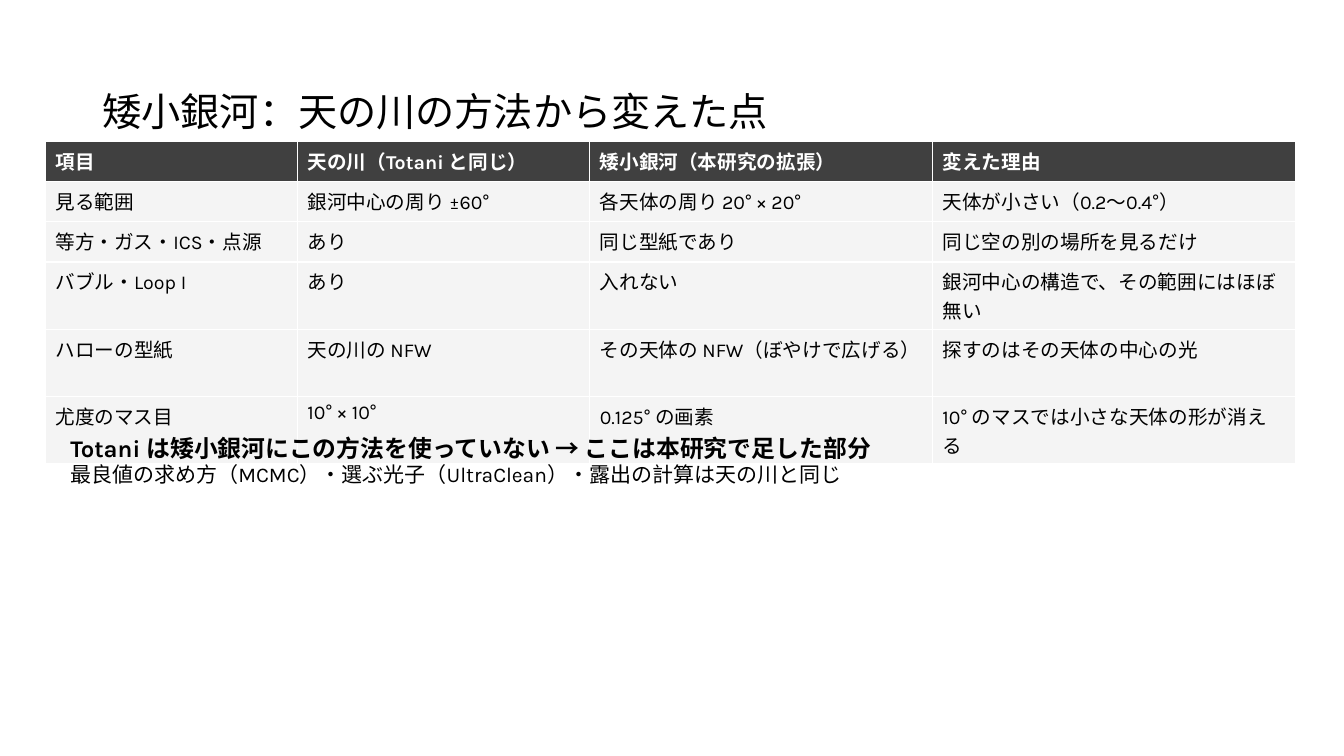
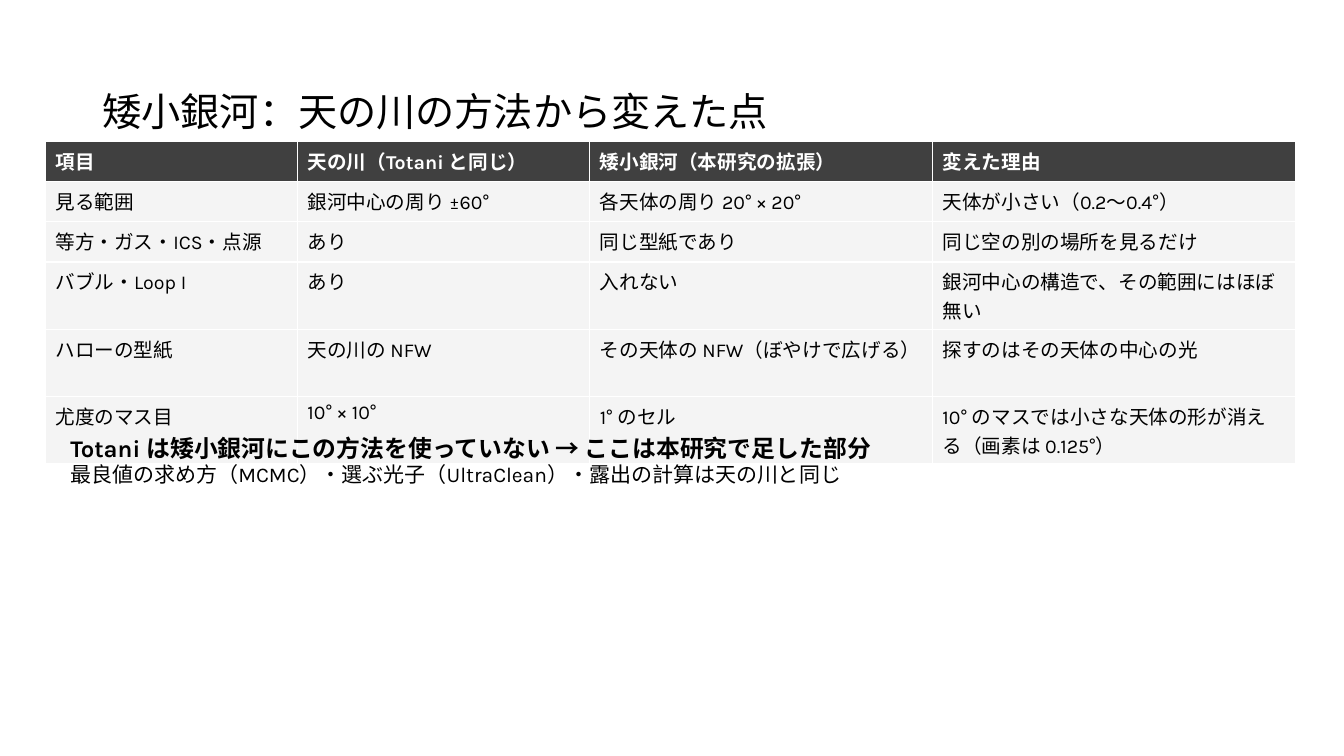
Before and after one commit to Mikann20041029/darkmatter-slides, a slide deck: slide 32 of slides/2026-10-03_研究進捗報告_claude_夕方版.pptx. Drawn at 1344x756 pixels with LibreOffice and Linux fonts; fonts in the diff are those of the drawing. Boxes give left, top, right and bottom in pixels: in the first picture for what was removed or moved away, otherwise in the second. Text is boxed around its words. In the diff, an @@ line names an element or a change of style, - is before the commit and + after.

```diff
--- a/slides/2026-10-03_研究進捗報告_claude_夕方版.pptx
+++ b/slides/2026-10-03_研究進捗報告_claude_夕方版.pptx
@@ table at (x1=45, y1=141, x2=1296, y2=459) @@
-row 6, column 3: 0.125° の画素
+row 6, column 3: 1° のセル
-row 6, column 4: 10° のマスでは小さな天体の形が消える
+row 6, column 4: 10° のマスでは小さな天体の形が消える（画素は 0.125°）
```
Also in this commit, not shown: 6 other slides changed.
